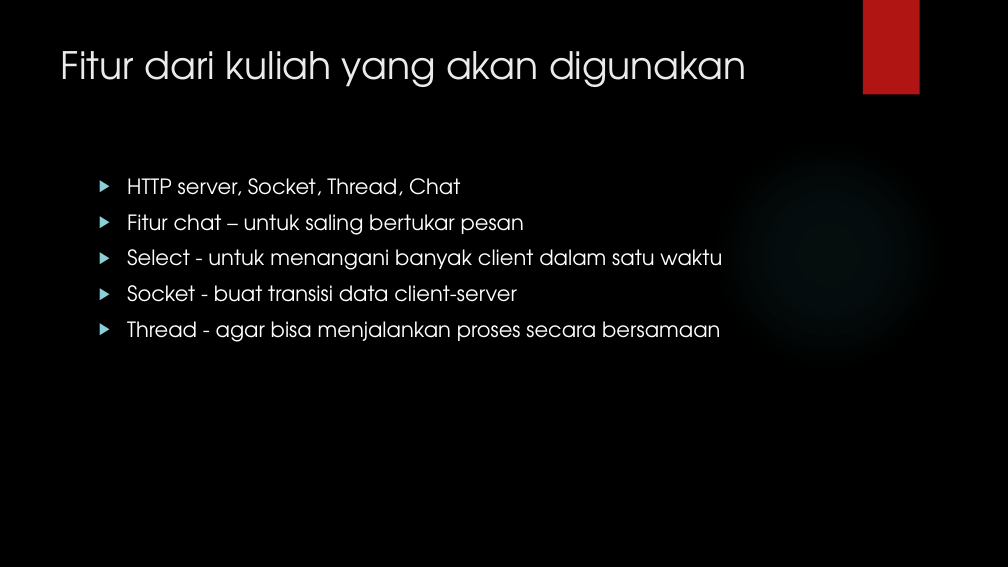
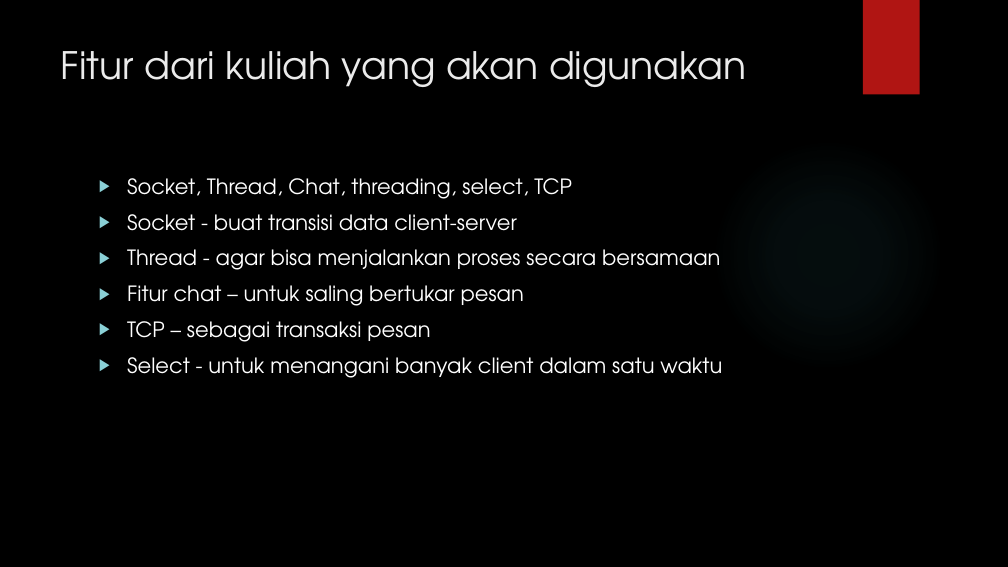
Before and after one commit to carwima/FP_PROGJAR, a slide deck: slide 4 of Presentations/Proposal.pptx. Drawn at 1008x567 pixels with LibreOffice and Linux fonts; fonts in the diff are those of the drawing; background and template pictures are left out. Boxes give left, top, right and bottom in pixels: in the first picture for what was removed or moved away, otherwise in the second. Text is boxed around its words. In the diff, an @@ line names an element or a change of style, - is before the commit and + after.

```diff
--- a/Presentations/Proposal.pptx
+++ b/Presentations/Proposal.pptx
@@ text at bbox=[127, 178, 572, 199]: text changed @@
-▶ HTTP server, Socket, Thread, Chat
-▶ Fitur chat – untuk saling bertukar pesan
-▶ Select - untuk menangani banyak client dalam satu waktu
+▶ Socket, Thread, Chat, threading, select, TCP
@@ text at bbox=[127, 285, 722, 378]: paragraphs added @@
+▶ Fitur chat – untuk saling bertukar pesan
+▶ TCP – sebagai transaksi pesan
+▶ Select - untuk menangani banyak client dalam satu waktu
```
Also in this commit, not shown: 2 other slides changed, 9 other files.
